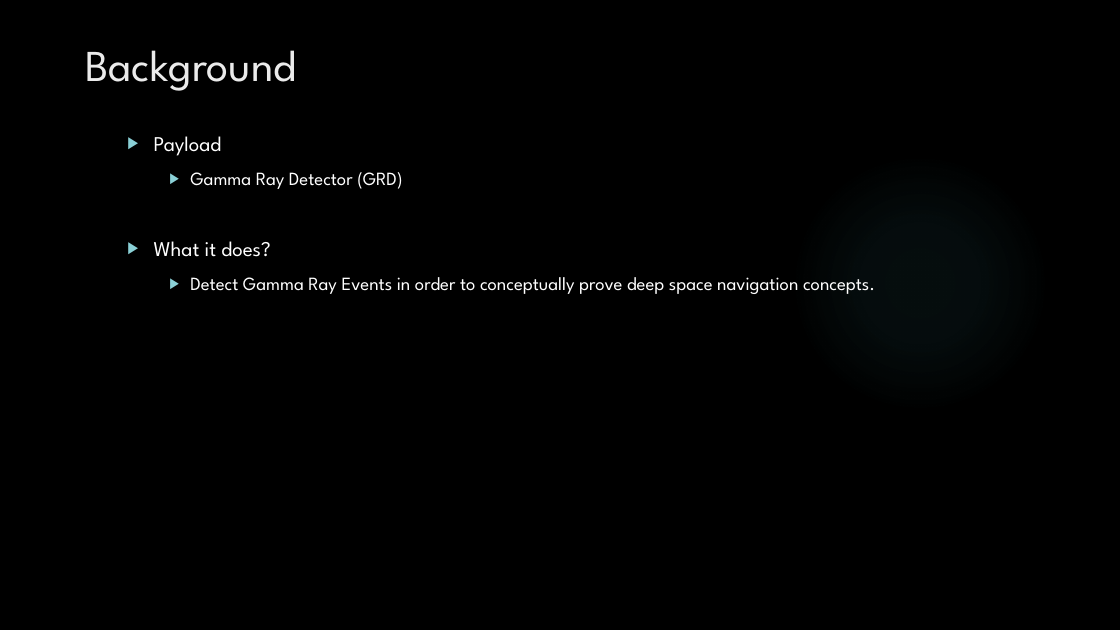
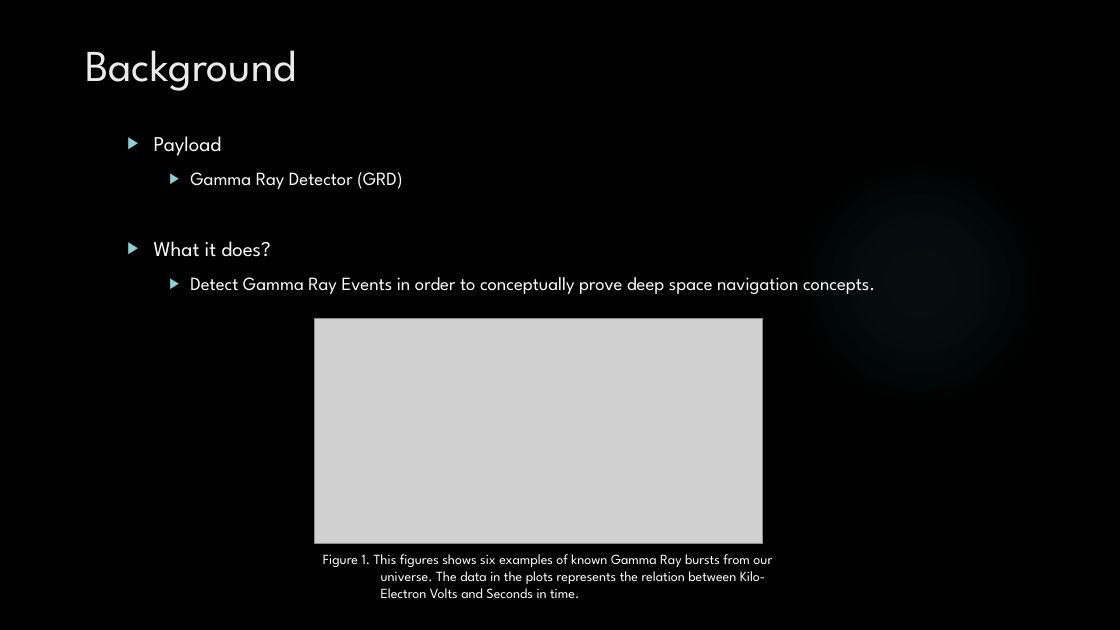
Before and after one commit to HASP-UMN/CubeSat, a slide deck: slide 3 of Presentations/PDR_Presentation.pptx. Drawn at 1120x630 pixels with LibreOffice and Linux fonts; fonts in the diff are those of the drawing; grey boxes stand for pictures; background and template pictures are left out. Boxes give left, top, right and bottom in pixels: in the first picture for what was removed or moved away, otherwise in the second. Text is boxed around its words. In the diff, an @@ line names an element or a change of style, - is before the commit and + after.

Commit message:
Added Deliverables and GRB chart in background slide

```diff
--- a/Presentations/PDR_Presentation.pptx
+++ b/Presentations/PDR_Presentation.pptx
@@ picture added at [314,318,763,544] @@
@@ text added at [323,554,772,598], 12 pt, text #FFFFFF @@
+Figure 1. This figures shows six examples of known Gamma Ray bursts from our universe. The data in the plots represents the relation between Kilo-Electron Volts and Seconds in time.
```
Also in this commit, not shown: 3 other slides changed, 1 slide added, 1 other file.
